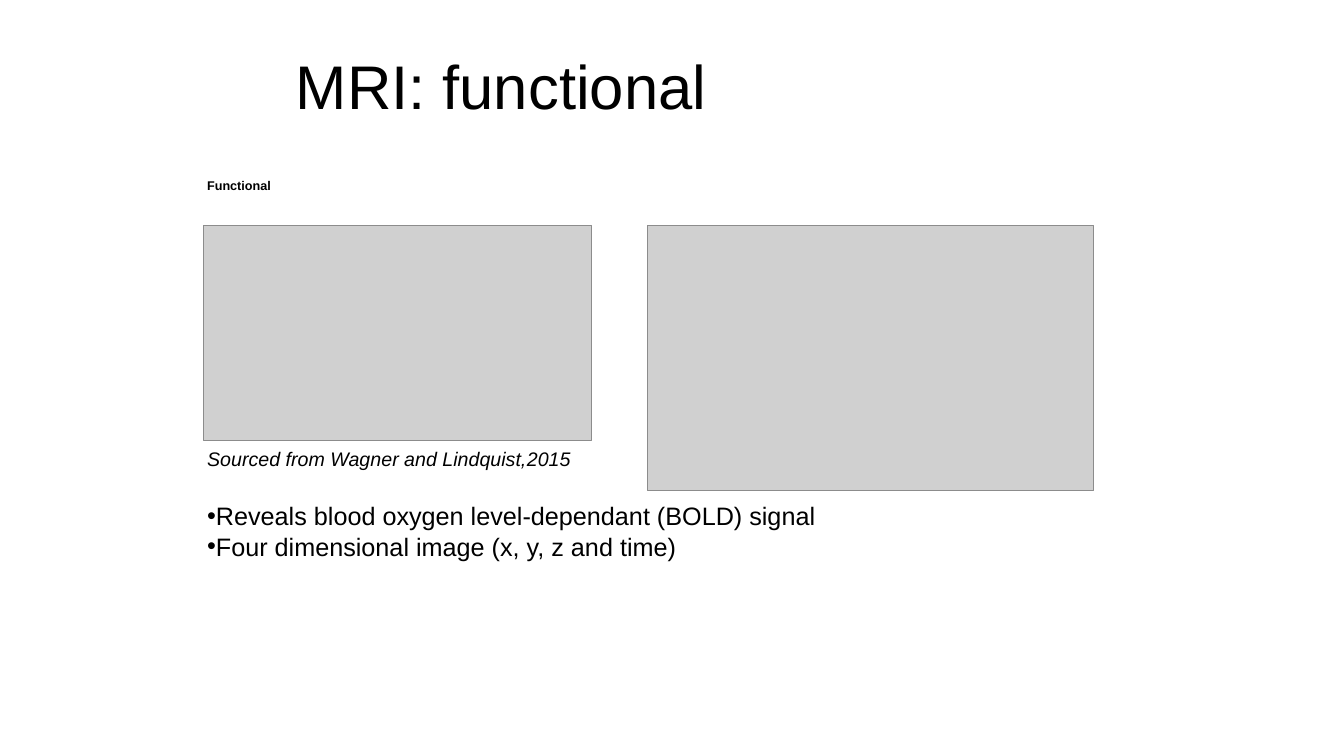
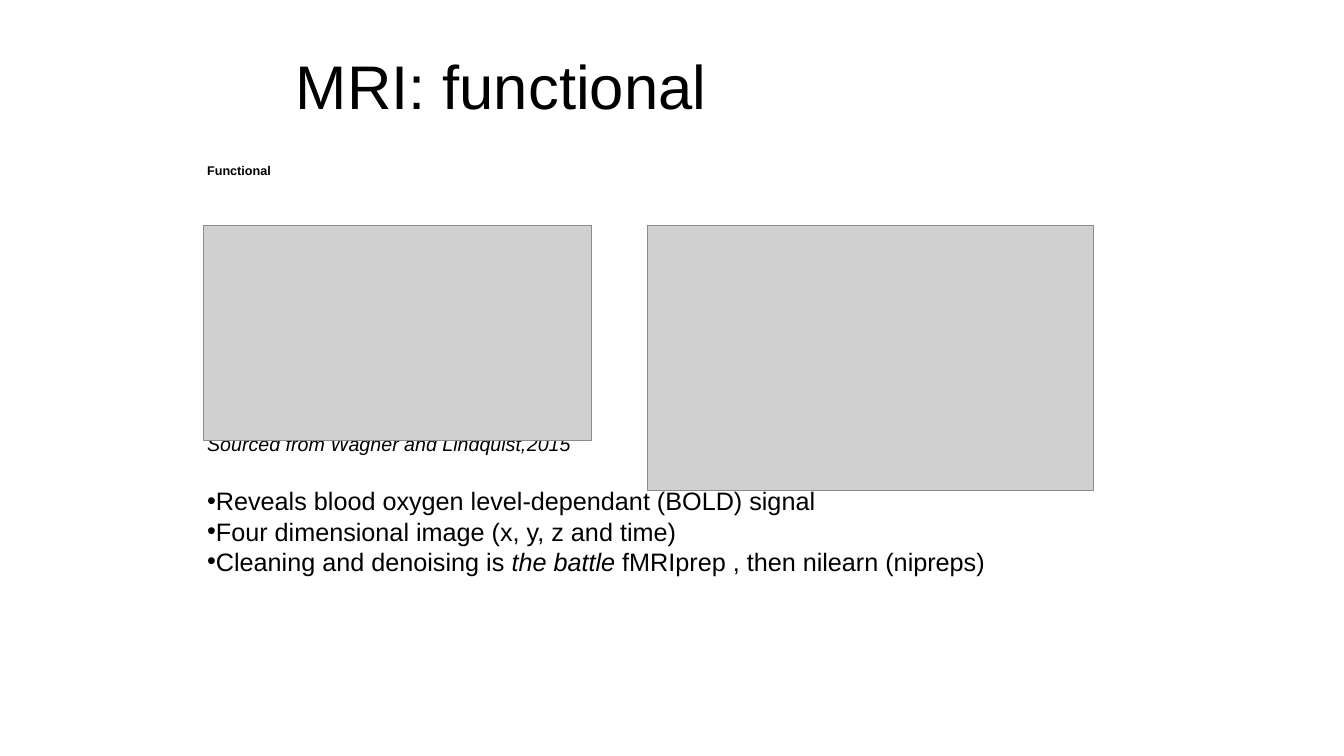
Before and after one commit to esciencecenter-digital-skills/medical-image-processing-materials, a slide deck: slide 14 of presentations/mri_lecture.pptx (slide 5 before the commit). Drawn at 1344x756 pixels with LibreOffice and Linux fonts; fonts in the diff are those of the drawing; grey boxes stand for pictures; background and template pictures are left out. Boxes give left, top, right and bottom in pixels: in the first picture for what was removed or moved away, otherwise in the second. Text is boxed around its words. In the diff, an @@ line names an element or a change of style, - is before the commit and + after.

```diff
--- a/presentations/mri_lecture.pptx
+++ b/presentations/mri_lecture.pptx
@@ text "Functional": place and size @@
-text "Functional" at bbox=[207, 181, 815, 561]
+text "Functional" at bbox=[207, 166, 984, 577]
@@ text at bbox=[207, 552, 984, 577]: paragraph added @@
+• Cleaning and denoising is the battle fMRIprep , then nilearn (nipreps)
```
Also in this commit, not shown: 7 slides added, 12 other files.
